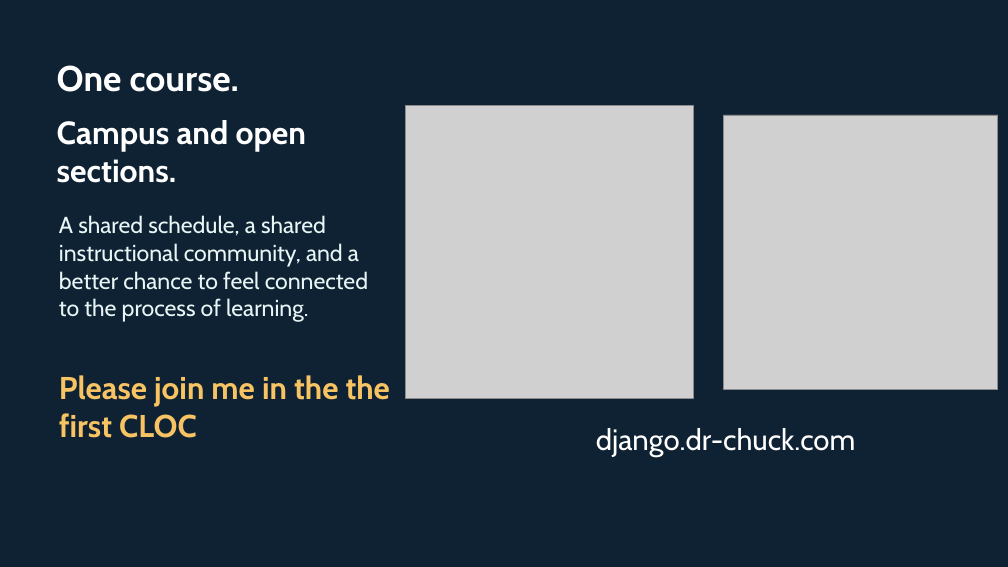
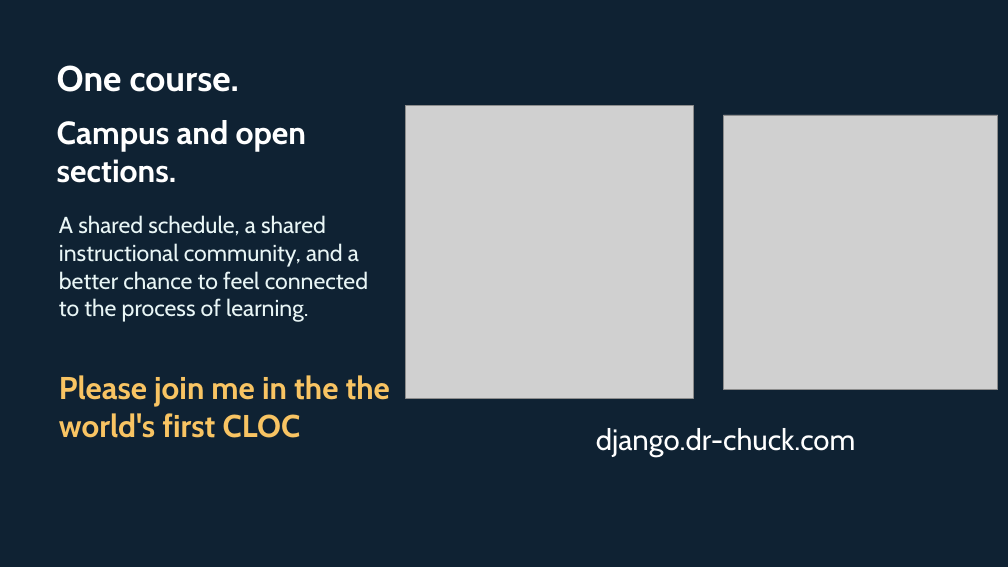
Before and after one commit to csev/dj4e, a slide deck: slide 13 of ali/Building_Web_Applications_Django_CLOC_Open_Course.pptx. Drawn at 1008x567 pixels with LibreOffice and Linux fonts; fonts in the diff are those of the drawing; grey boxes stand for pictures. Boxes give left, top, right and bottom in pixels: in the first picture for what was removed or moved away, otherwise in the second. Text is boxed around its words. In the diff, an @@ line names an element or a change of style, - is before the commit and + after.

```diff
--- a/ali/Building_Web_Applications_Django_CLOC_Open_Course.pptx
+++ b/ali/Building_Web_Applications_Django_CLOC_Open_Course.pptx
@@ text at [59, 375, 390, 438]: text changed @@
-Please join me in the the first CLOC
+Please join me in the the world's first CLOC
```
Also in this commit, not shown: 2 other slides changed, 1 slide added, 1 slide removed.
